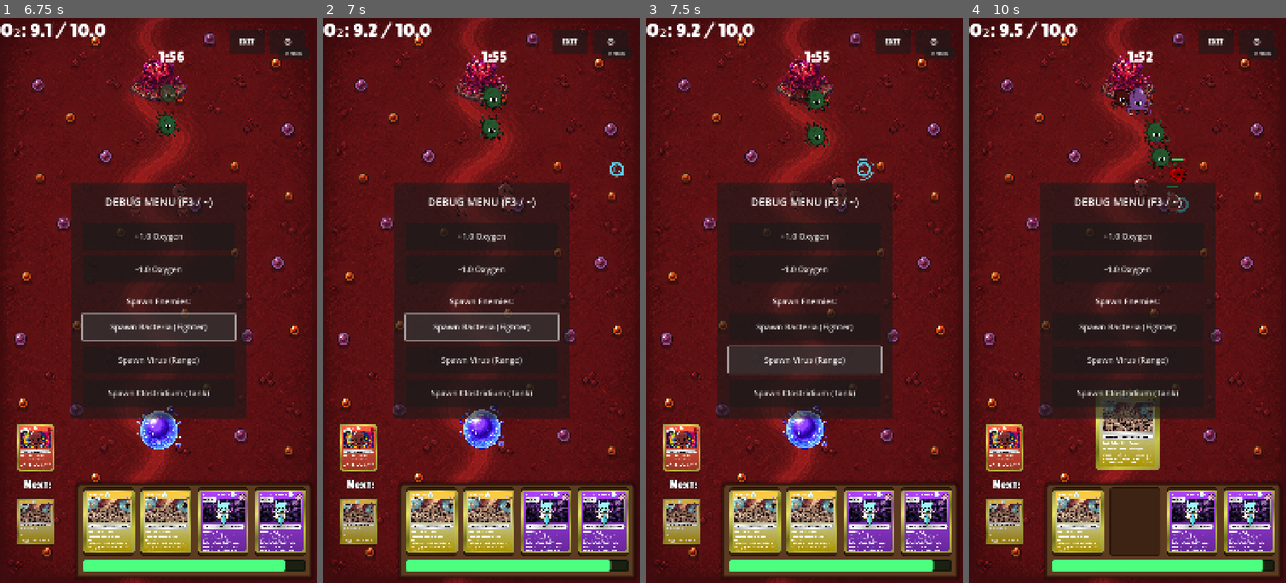
Above: before the commit, frames 1-4 (left to right).
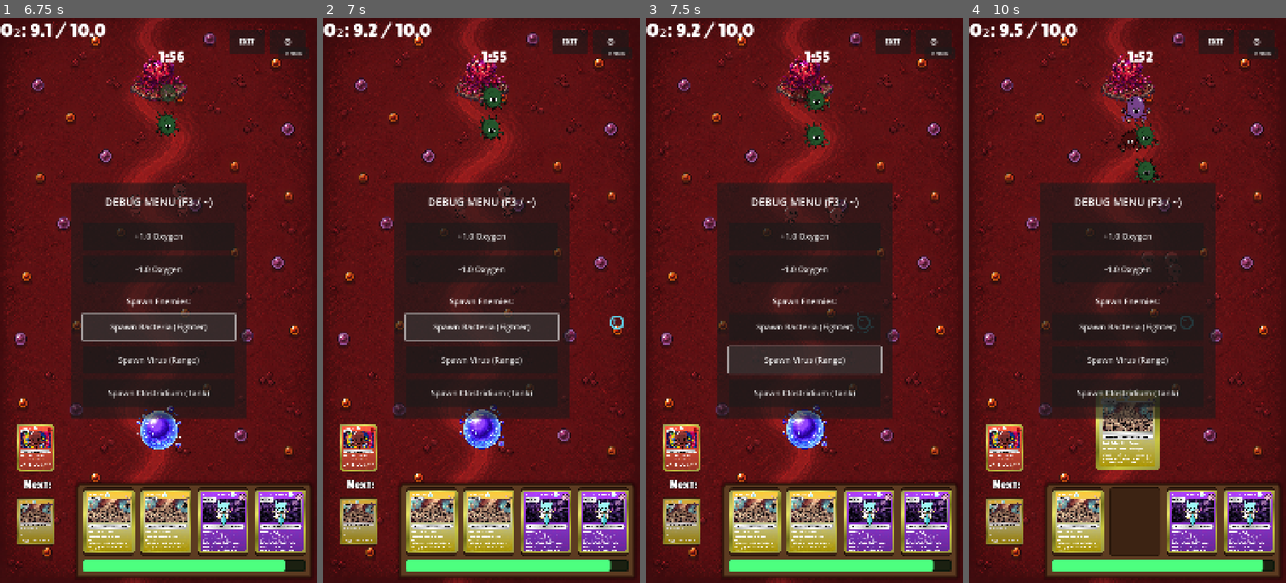
Above: after the commit, the same moments.

Repository: viPipar/veinguard
Game: Godot game, scene res://core/ui/MainMenu.tscn
Same seed, same stepped clock (60 frames per second), same inputs: the game is played once before the commit and once after it. Sound files missing from this copy of the repository are replaced by a short silence.
Inputs (mouse positions are in pixels of both pictures, inside the frame that each line leads up to):
- Up to frame 1 (6.75 s): click "START DEFENSE" at 0.5 s; click "LEVEL 1" at 1.25 s; click "LEWATI (SKIP)" at 2 s; click "⚙" at 2.75 s; click "BACK" at 3.5 s; click "DEBUG" at 4.25 s; click "+1.0 Oxygen" at 5 s; click "-1.0 Oxygen" at 5.75 s; click "Spawn Bacteria (Fighter)" at 6.5 s
- Up to frame 2 (7 s): no input
- Up to frame 3 (7.5 s): click "Spawn Virus (Range)" at 7.25 s
- Up to frame 4 (10 s): click "Spawn Clostridium (Tank)" at 8 s; click (1076, 520) at 8.75 s; click (1133, 520) at 9.5 s

Frame 1 is identical in both runs. In frame 2, 0.3% of the frame differs, in the area x 41-95%, y 25-56%; in frame 3, 0.5%; in frame 4, 1.7%, in the area x 44-71%, y 12-56%.

Commit message:
feat: implement core unit base logic and specific unit behaviors for player characters including Makrofag, Eosinofil, KillerT, and NKiller.

Diff:
--- a/veinguard/core/lane/OxygenSpawner.gd
+++ b/veinguard/core/lane/OxygenSpawner.gd
@@ -9,8 +9,8 @@
 
 # --- PENGATURAN UNTUK MODE PORTRAIT (VERTIKAL) ---
 @export var lane_x       : float = 540.0
-@export var lane_y_min   : float = 500.0
-@export var lane_y_max   : float = 600.0
+@export var lane_y_min   : float = 1000.0
+@export var lane_y_max   : float = 1250.0
 @export var spawn_x_offset: float = 200.0  # seberapa jauh ke kiri/kanan
 
 var _timer : float = 0.0
--- a/veinguard/core/unit_base.gd
+++ b/veinguard/core/unit_base.gd
@@ -145,6 +145,9 @@
 
 
 func _play_hit_effect() -> void:
+	if is_in_group("players"):
+		_spawn_slash_effect()
+
 	if not sprite:
 		return
 	var tween := create_tween()
@@ -158,6 +161,36 @@
 		 .set_ease(Tween.EASE_OUT).set_trans(Tween.TRANS_BOUNCE)
 	# Balik warna normal
 	tween.tween_callback(func(): sprite.modulate = Color.WHITE)
+
+func _spawn_slash_effect() -> void:
+	# Tebasan 1 (Badan): offset (0, -25)
+	_create_single_slash(Vector2(randf_range(-15, 15), -25 + randf_range(-10, 10)))
+	# Tebasan 2 (Kepala): offset (0, -75)
+	_create_single_slash(Vector2(randf_range(-15, 15), -75 + randf_range(-10, 10)))
+
+func _create_single_slash(offset: Vector2) -> void:
+	var slash = Line2D.new()
+	get_parent().add_child(slash)
+	slash.width = 6.0
+	slash.default_color = Color(1.0, 0.15, 0.15, 0.95) # Merah terang
+
+	# Posisikan titik origin Line2D di pusat tebasan agar mengecil di tempat
+	slash.global_position = global_position + offset
+
+	# Garis digambar simetris dari pusat (Vector2.ZERO)
+	var length = randf_range(25.0, 35.0)
+	var angle = randf_range(-PI/6, PI/6) + (PI/4 if randi() % 2 == 0 else -PI/4)
+	var p1 = Vector2(-length, 0).rotated(angle)
+	var p2 = Vector2(length, 0).rotated(angle)
+
+	slash.add_point(p1)
+	slash.add_point(p2)
+
+	# Animasi memudar dan menyusut di tempat
+	var tween = create_tween().set_parallel(true)
+	tween.tween_property(slash, "modulate:a", 0.0, 0.22)
+	tween.tween_property(slash, "scale", Vector2.ZERO, 0.22)
+	tween.chain().tween_callback(slash.queue_free)
 
 
 var _is_dying : bool = false
--- a/veinguard/units/player/Makrofag/Makrofag.gd
+++ b/veinguard/units/player/Makrofag/Makrofag.gd
@@ -144,13 +144,13 @@
 
 
 func _pick_nearest_target() -> void:
-	if current_state == State.EAT or not aggro_area or not aggro_area.monitoring:
+	if current_state == State.EAT:
 		return
 
 	var nearest : Node2D = null
 	var nearest_dist : float = INF
-	for body in aggro_area.get_overlapping_bodies():
-		if body is UnitBase and body.is_in_group("enemies"):
+	for body in get_tree().get_nodes_in_group("enemies"):
+		if body is UnitBase and body.current_state != State.DIE:
 			var d := global_position.distance_to(body.global_position)
 			if d < nearest_dist:
 				nearest_dist = d
--- a/veinguard/units/player/eosinofil/Eosinofil.gd
+++ b/veinguard/units/player/eosinofil/Eosinofil.gd
@@ -202,12 +202,10 @@
 
 
 func _pick_nearest_target() -> void:
-	if not aggro_area or not aggro_area.monitoring:
-		return
 	var nearest : Node2D = null
 	var nearest_dist : float = INF
-	for body in aggro_area.get_overlapping_bodies():
-		if body is UnitBase and body.is_in_group("enemies"):
+	for body in get_tree().get_nodes_in_group("enemies"):
+		if body is UnitBase and body.current_state != State.DIE:
 			var d := global_position.distance_to(body.global_position)
 			if d < nearest_dist:
 				nearest_dist = d
--- a/veinguard/units/player/killer_t/KillerT.gd
+++ b/veinguard/units/player/killer_t/KillerT.gd
@@ -222,12 +222,10 @@
 
 
 func _pick_nearest_target() -> void:
-	if not aggro_area or not aggro_area.monitoring:
-		return
 	var nearest : Node2D = null
 	var nearest_dist : float = INF
-	for body in aggro_area.get_overlapping_bodies():
-		if body is UnitBase and body.is_in_group("enemies"):
+	for body in get_tree().get_nodes_in_group("enemies"):
+		if body is UnitBase and body.current_state != State.DIE:
 			var d := global_position.distance_to(body.global_position)
 			if d < nearest_dist:
 				nearest_dist = d
--- a/veinguard/units/player/natural_killer/NKiller.gd
+++ b/veinguard/units/player/natural_killer/NKiller.gd
@@ -230,12 +230,10 @@
 
 
 func _pick_nearest_target() -> void:
-	if not aggro_area or not aggro_area.monitoring:
-		return
 	var nearest : Node2D = null
 	var nearest_dist : float = INF
-	for body in aggro_area.get_overlapping_bodies():
-		if body is UnitBase and body.is_in_group("enemies"):
+	for body in get_tree().get_nodes_in_group("enemies"):
+		if body is UnitBase and body.current_state != State.DIE:
 			var d := global_position.distance_to(body.global_position)
 			if d < nearest_dist:
 				nearest_dist = d
